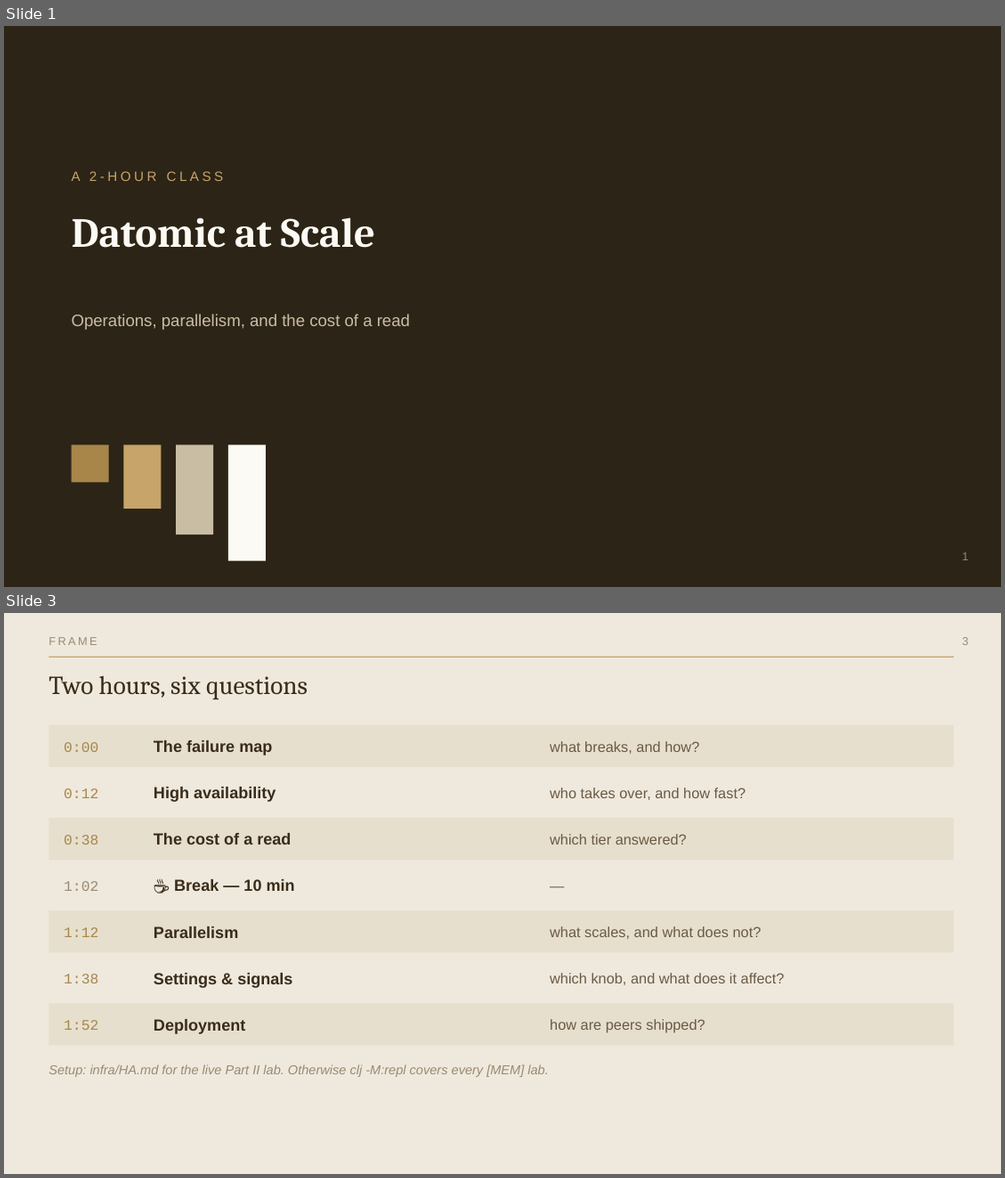
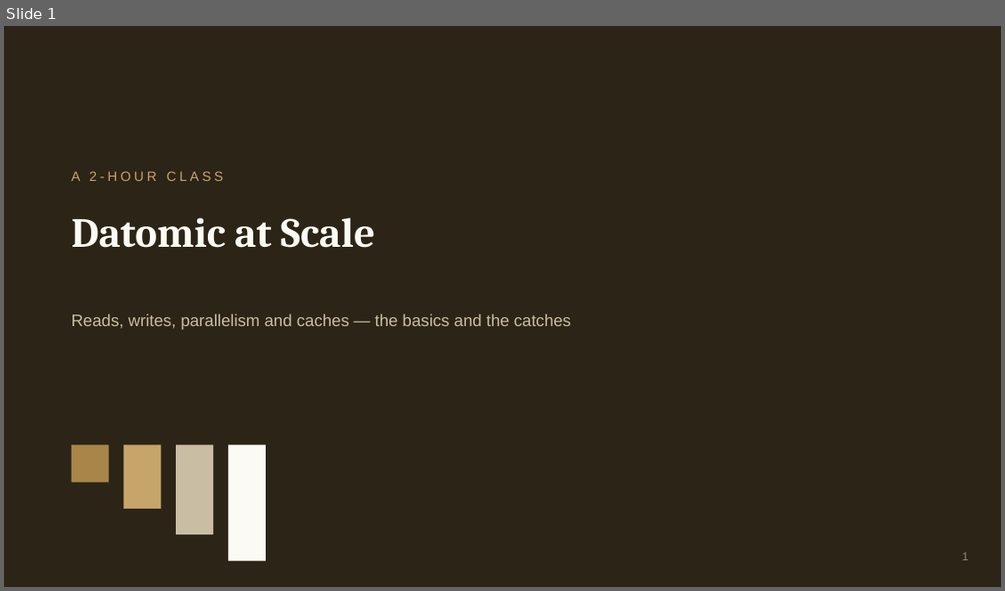
Before and after one commit to 4coders-com-br/datomic-model, a slide deck: datomic-at-scale.pptx. Shown one above the other, each under a label of ours: slides 1 and 3 before the commit, slide 1 after it; the slides between them are not shown. The pictures are 1005x1178 and 1005x591 pixels, drawn with LibreOffice and Linux fonts; fonts in the diff are those of the drawing. Boxes give left, top, right and bottom in pixels: in the first picture for what was removed or moved away, otherwise in the second. Text is boxed around its words. In the diff, an @@ line names an element or a change of style, - is before the commit and + after.

Commit message:
Simplify Datomic at Scale into a slides-only class
- 27-slide deck (was 42): four topics — reads, writes, parallelism,
  caches — each as basics -> one easy example -> the main catches;
  pptx regenerated from the reworked deck.js, markdown deck to match.
- Preclass brief: nothing to install or run; assumes only the
  Production class vocabulary.
- Drop the REPL labs (src/datomic_ops/labs.clj) — the class no longer
  has hands-on labs; infra/HA files stay as optional extras.
- README: class blurb and file list updated to match.

```diff
--- a/datomic-at-scale.pptx
+++ b/datomic-at-scale.pptx
@@ slide 3 removed at <box>4,613,1001,1174</box>, background #FFFFFF @@
@@ rectangle removed at <box>4,613,1001,1174</box> @@
@@ text removed at <box>48,637,97,645</box> @@
-FRAME
@@ text removed at <box>962,637,968,645</box> @@
-3
@@ rectangle removed at <box>48,657,954,657</box> @@
@@ text removed at <box>48,676,307,699</box> @@
-Two hours, six questions
@@ rectangle removed at <box>48,725,954,767</box> @@
@@ text removed at <box>64,742,98,752</box> @@
-0:00
@@ text removed at <box>154,740,272,755</box> @@
-The failure map
@@ text removed at <box>550,741,699,754</box> @@
-what breaks, and how?
@@ text removed at <box>64,788,98,798</box> @@
-0:12
@@ text removed at <box>154,787,275,802</box> @@
-High availability
@@ text removed at <box>550,787,745,800</box> @@
-who takes over, and how fast?
@@ rectangle removed at <box>48,818,954,860</box> @@
@@ text removed at <box>64,835,98,844</box> @@
-0:38
@@ text removed at <box>154,833,291,844</box> @@
-The cost of a read
@@ text removed at <box>550,834,687,844</box> @@
-which tier answered?
@@ text removed at <box>174,879,295,891</box> @@
-☕ Break — 10 min
@@ text removed at <box>550,864,938,906</box> @@
-—
@@ text removed at <box>64,881,98,891</box> @@
-1:02
@@ rectangle removed at <box>48,910,954,952</box> @@
@@ text removed at <box>64,927,98,937</box> @@
-1:12
@@ text removed at <box>154,926,238,938</box> @@
-Parallelism
@@ text removed at <box>550,926,761,939</box> @@
-what scales, and what does not?
@@ text removed at <box>64,973,98,983</box> @@
-1:38
@@ text removed at <box>154,973,292,988</box> @@
-Settings & signals
@@ text removed at <box>550,973,785,985</box> @@
-which knob, and what does it affect?
@@ rectangle removed at <box>48,1004,954,1046</box> @@
@@ text removed at <box>64,1020,98,1030</box> @@
-1:52
@@ text removed at <box>154,1019,245,1034</box> @@
-Deployment
@@ text removed at <box>550,1019,704,1033</box> @@
-how are peers shipped?
@@ text removed at <box>48,1064,548,1077</box> @@
-Setup: infra/HA.md for the live Part II lab. Otherwise clj -M:repl covers every [MEM] lab.
@@ slide 1 changed as well @@
@@ text at <box>72,313,571,329</box>: text changed @@
-Operations, parallelism, and the cost of a read
+Reads, writes, parallelism and caches — the basics and the catches
```
Also in this commit, not shown: 4 other slides changed, 22 slides added, 35 other slides removed, 5 other files.
